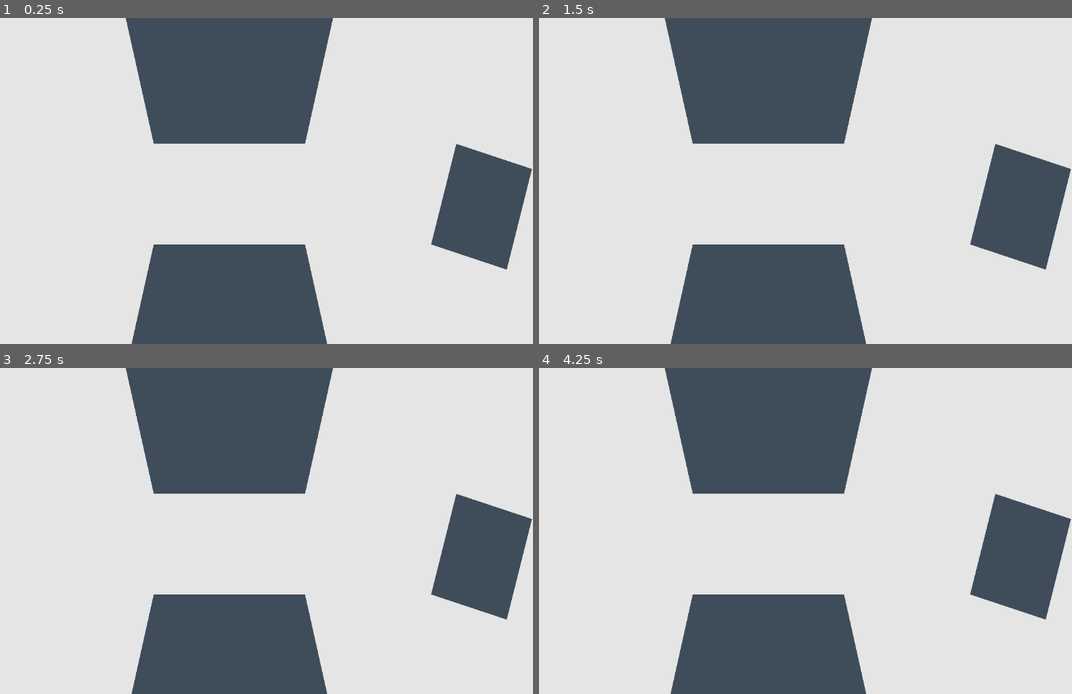
Above: before the commit, frames 1-4 (two rows, left to right).
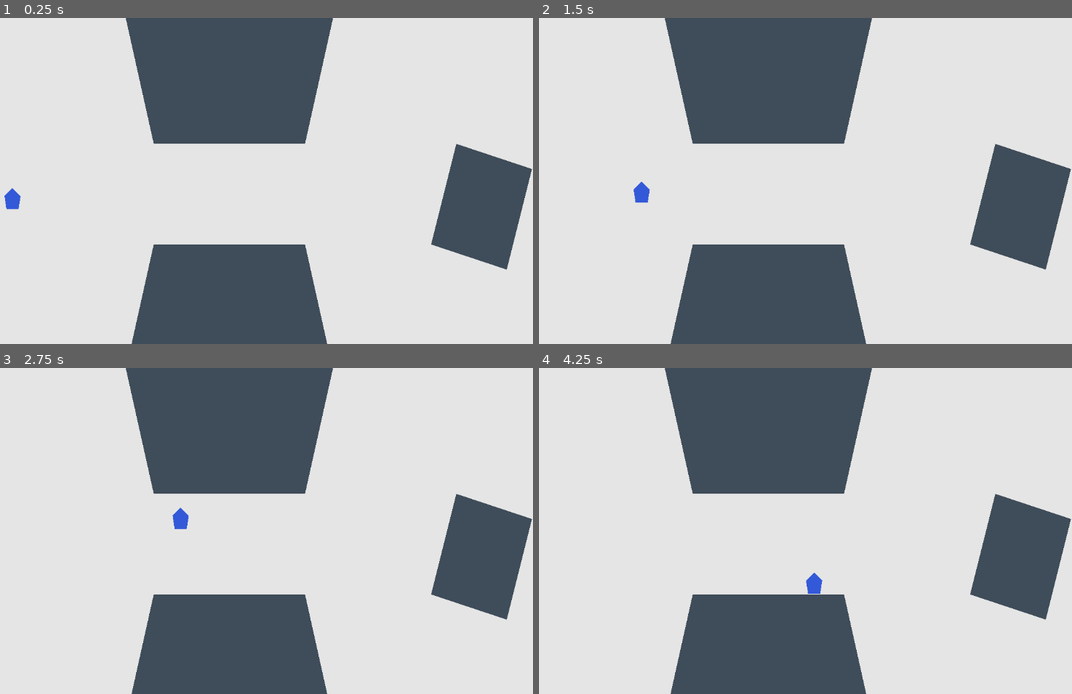
Above: after the commit, the same moments.

Repository: cblab/kingslayer
Game: Godot game, scene res://scenes/Main.tscn
The game is run twice, just before and just after one commit, with the same random seed, the same clock (stepped at 60 frames per second) and the same inputs.
Inputs (mouse positions are in pixels of both pictures, inside the frame that each line leads up to):
- Up to frame 1 (0.25 s): no input
- Up to frame 2 (1.5 s): tap Enter at 0.5 s; move the mouse to (906, 164) at 0.52 s; click (906, 164) at 0.67 s; move the mouse to (666, 197) at 1.27 s; click (666, 197) at 1.42 s
- Up to frame 3 (2.75 s): tap Space at 2 s; move the mouse to (298, 459) at 2.02 s; click (298, 459) at 2.17 s
- Up to frame 4 (4.25 s): move the mouse to (752, 596) at 2.77 s; click (752, 596) at 2.92 s; move the mouse to (954, 579) at 3.52 s; click (954, 579) at 3.67 s

The runs differ from the first frame. In frame 1, 0.2% of the frame differs, in the area x 0-4%, y 52-59%; in frame 2, 0.2%, in the area x 17-21%, y 50-57%; in frame 3, 0.2%; in frame 4, 0.2%.

Commit message:
Add minimal playable knight with click-to-move

Diff:
--- a/scenes/World.tscn
+++ b/scenes/World.tscn
@@ -1,4 +1,6 @@
-[gd_scene format=3 uid="uid://b1x2y3z4w5v6u"]
+[gd_scene load_steps=2 format=3 uid="uid://b1x2y3z4w5v6u"]
+
+[ext_resource type="PackedScene" path="res://scenes/units/Unit.tscn" id="1_unit_scene"]
 
 [node name="World" type="Node2D"]
 
@@ -7,6 +9,9 @@
 [node name="GroundVisual" type="Polygon2D" parent="Ground"]
 color = Color(0.9, 0.9, 0.9, 1)
 polygon = PackedVector2Array(-1000, -1000, 3000, -1000, 3000, 2000, -1000, 2000)
+
+[node name="PlayerUnit" parent="." instance=ExtResource("1_unit_scene")]
+position = Vector2(120, 360)
 
 [node name="Blockers" type="Node2D" parent="."]
 
--- a/scenes/units/Unit.tscn
+++ b/scenes/units/Unit.tscn
@@ -1,6 +1,16 @@
-[gd_scene load_steps=2 format=3]
+[gd_scene load_steps=3 format=3]
 
 [ext_resource type="Script" path="res://scripts/units/unit.gd" id="1_unit_script"]
 
-[node name="Unit" type="Node2D"]
+[sub_resource type="CircleShape2D" id="1_circle_shape"]
+radius = 18.0
+
+[node name="Unit" type="CharacterBody2D"]
 script = ExtResource("1_unit_script")
+
+[node name="Visual" type="Polygon2D" parent="."]
+color = Color(0.2, 0.35, 0.85, 1)
+polygon = PackedVector2Array(0, -22, 16, -6, 12, 20, -12, 20, -16, -6)
+
+[node name="Collision" type="CollisionShape2D" parent="."]
+shape = SubResource("1_circle_shape")
--- a/scripts/units/unit.gd
+++ b/scripts/units/unit.gd
@@ -1,9 +1,33 @@
-extends Node2D
+extends CharacterBody2D
 class_name Unit
 
-@export var unit_id: StringName
-@export var display_name: String = "Unit"
+@export var move_speed: float = 220.0
+@export var stop_distance: float = 6.0
 
-func setup(_id: StringName, _name: String) -> void:
-	unit_id = _id
-	display_name = _name
+var _target_position: Vector2
+var _has_target: bool = false
+
+func _ready() -> void:
+	_target_position = global_position
+
+func _unhandled_input(event: InputEvent) -> void:
+	if event is InputEventMouseButton and event.button_index == MOUSE_BUTTON_LEFT and event.pressed:
+		_target_position = get_global_mouse_position()
+		_has_target = true
+
+func _physics_process(_delta: float) -> void:
+	if not _has_target:
+		velocity = Vector2.ZERO
+		move_and_slide()
+		return
+
+	var to_target := _target_position - global_position
+	var distance := to_target.length()
+
+	if distance <= stop_distance:
+		_has_target = false
+		velocity = Vector2.ZERO
+	else:
+		velocity = to_target.normalized() * move_speed
+
+	move_and_slide()
